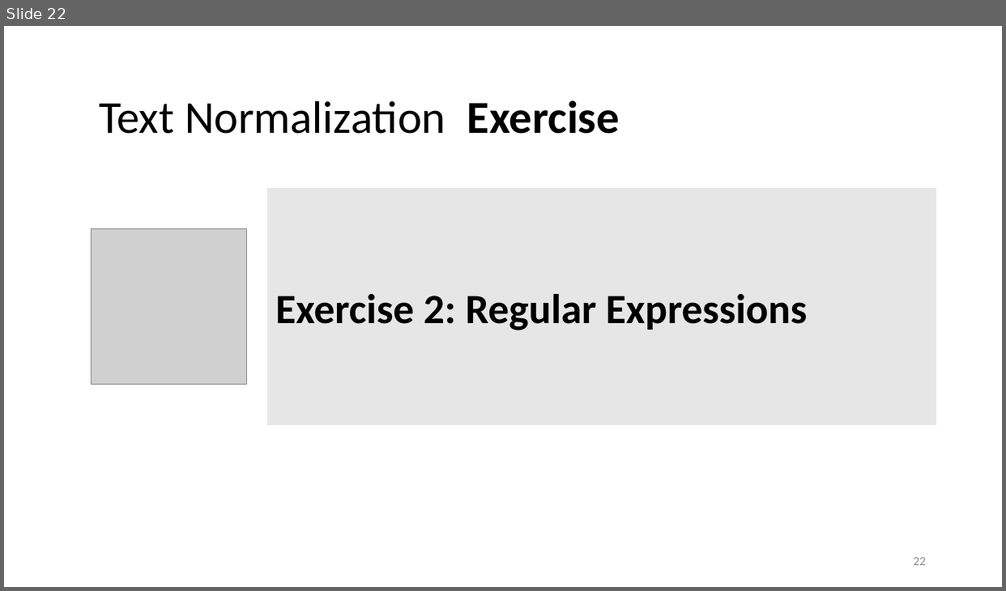
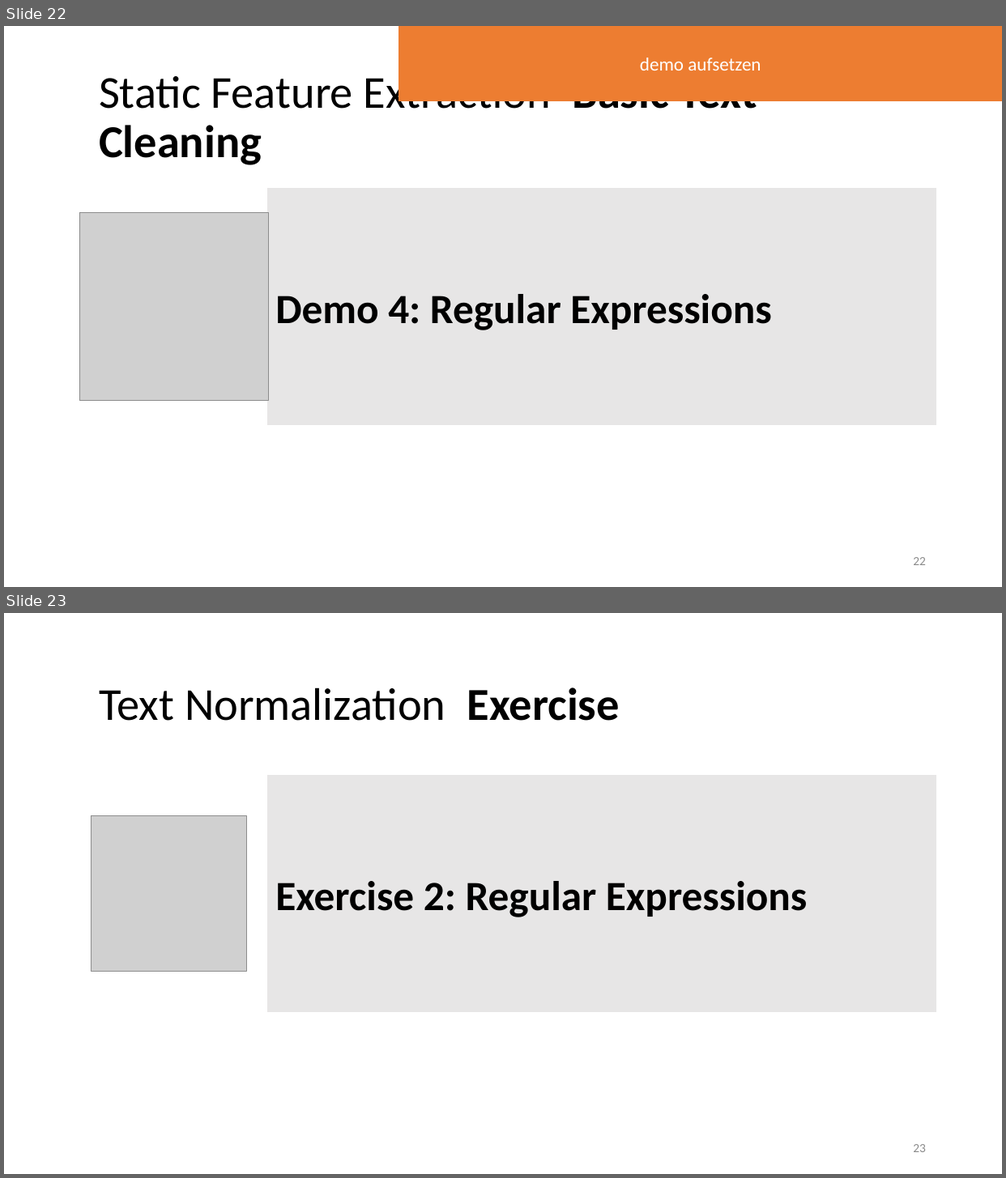
Before and after one commit to lisa-wm/consulting, a slide deck: 5_seminar/Contents_Part_02/slides/Präsentation_Teil2_Lisa.pptx. Shown one above the other, each under a label of ours: slide 22 before the commit, slides 22 and 23 after it. The pictures are 1006x591 and 1006x1178 pixels, drawn with LibreOffice and Linux fonts; fonts in the diff are those of the drawing; grey boxes stand for pictures. Boxes give left, top, right and bottom in pixels: in the first picture for what was removed or moved away, otherwise in the second. Text is boxed around its words. In the diff, an @@ line names an element or a change of style, - is before the commit and + after.

Commit message:
added final sentence to demo

```diff
--- a/5_seminar/Contents_Part_02/slides/Präsentation_Teil2_Lisa.pptx
+++ b/5_seminar/Contents_Part_02/slides/Präsentation_Teil2_Lisa.pptx
@@ slide 22 added at <box>4,26,1002,587</box>, background #FFFFFF @@
@@ rectangle added at <box>399,26,1002,101</box>, fill #ED7D31, outline #ED7D31 1 pt, 18 pt, text #FFFFFF @@
+demo aufsetzen
@@ title added at <box>99,70,757,165</box>, 44 pt, text #000000 @@
+Static Feature Extraction Basic Text Cleaning
@@ rectangle added at <box>268,189,936,425</box>, fill #E7E6E6, outline #E7E6E6 1.5 pt, 40 pt, text #000000, bold @@
+Demo 4: Regular Expressions
@@ picture added at <box>79,212,268,401</box> @@
@@ page number added at <box>913,557,926,565</box>, 12 pt, text #8C8C8C @@
+22
@@ what was slide 22 is now slide 23 @@
@@ page number at <box>913,1144,926,1152</box>: text changed @@
-22
+23
```
Also in this commit, not shown: 1 slide changed, 3 other files.
